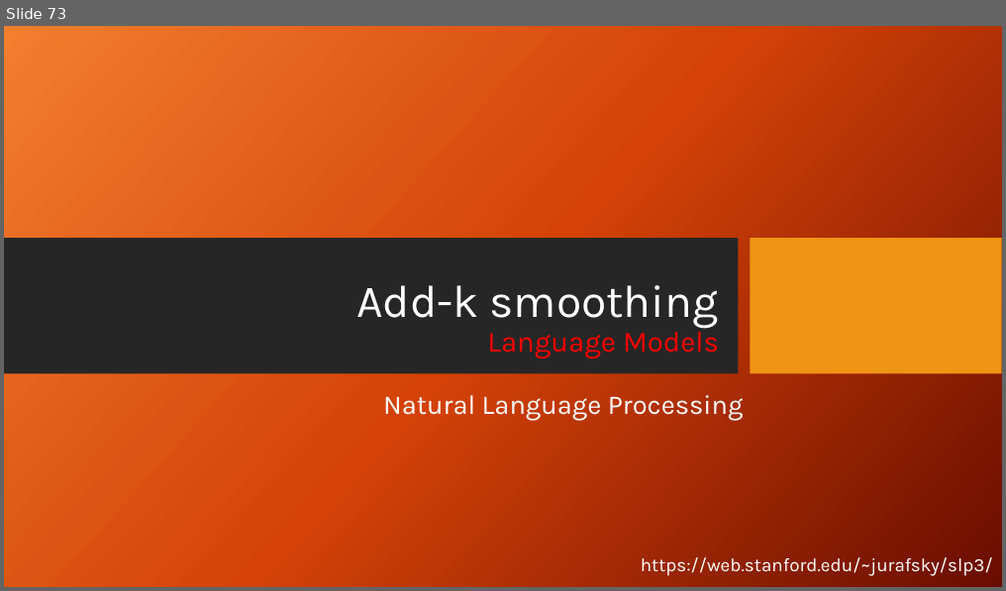
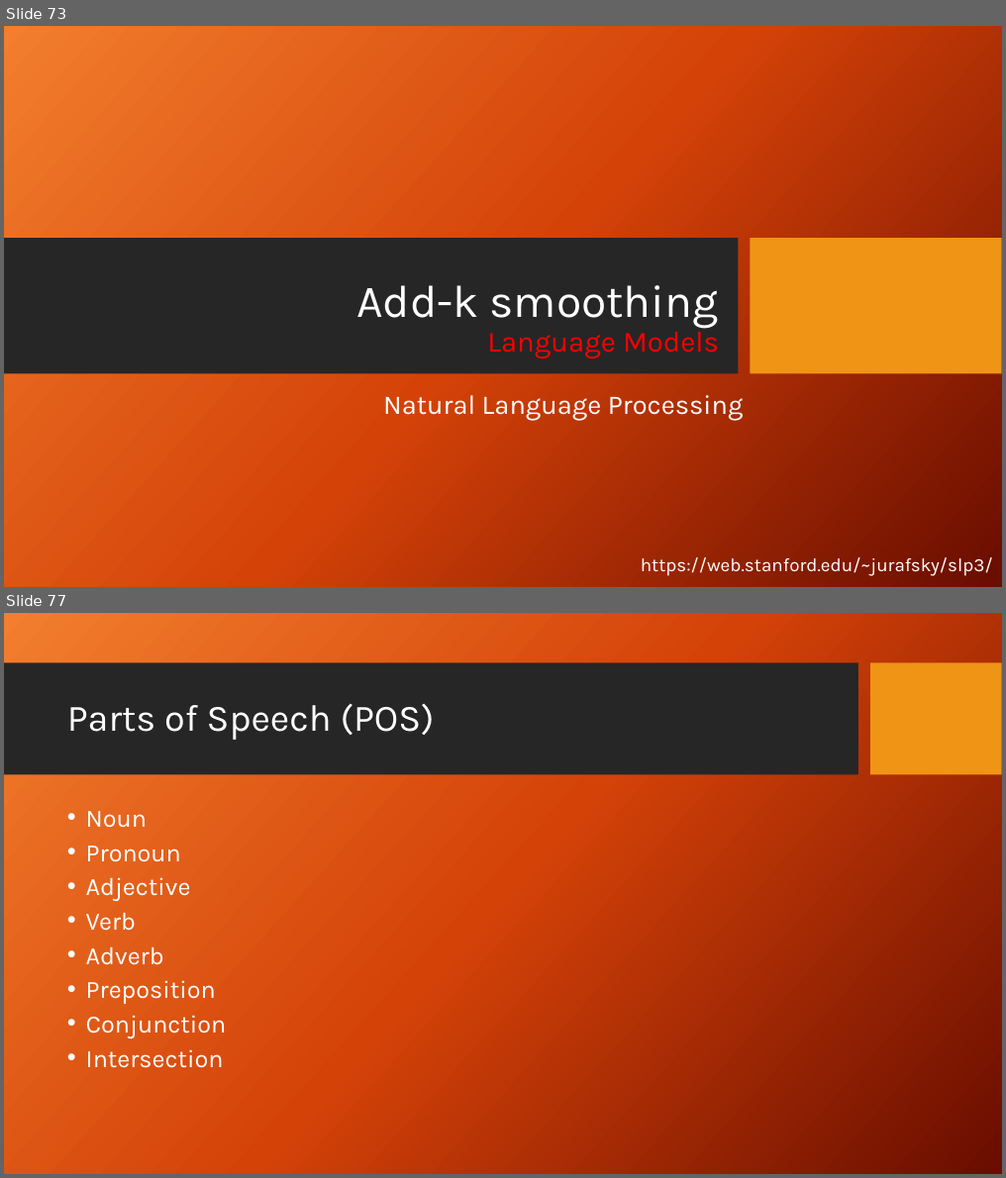
Before and after one commit to FaisalAhmedBijoy/Natural-Language-Processing-with-Python, a slide deck: docs/NLP_bangla_tutorial.pptx. Shown one above the other, each under a label of ours: slide 73 before the commit, slides 73 and 77 after it; the slides between them are not shown. The pictures are 1006x591 and 1006x1178 pixels, drawn with LibreOffice and Linux fonts; fonts in the diff are those of the drawing; background and template pictures are left out. Boxes give left, top, right and bottom in pixels: in the first picture for what was removed or moved away, otherwise in the second. Text is boxed around its words. In the diff, an @@ line names an element or a change of style, - is before the commit and + after.

```diff
--- a/docs/NLP_bangla_tutorial.pptx
+++ b/docs/NLP_bangla_tutorial.pptx
@@ slide 77 added at (4,613,1002,1174), background picture (left out) @@
@@ rectangle added at (4,663,858,775), fill #262626 @@
@@ rectangle added at (871,663,1002,775), fill #F09415 @@
@@ title added at (67,703,435,740), 36 pt, text #FFFFFF @@
+Parts of Speech (POS)
@@ text added at (86,811,227,1068), 24 pt, text #FFFFFF @@
+• Noun
+• Pronoun
+• Adjective
+• Verb
+• Adverb
+• Preposition
+• Conjunction
+• Intersection
```
Also in this commit, not shown: 11 other slides added, 1 slide removed.
